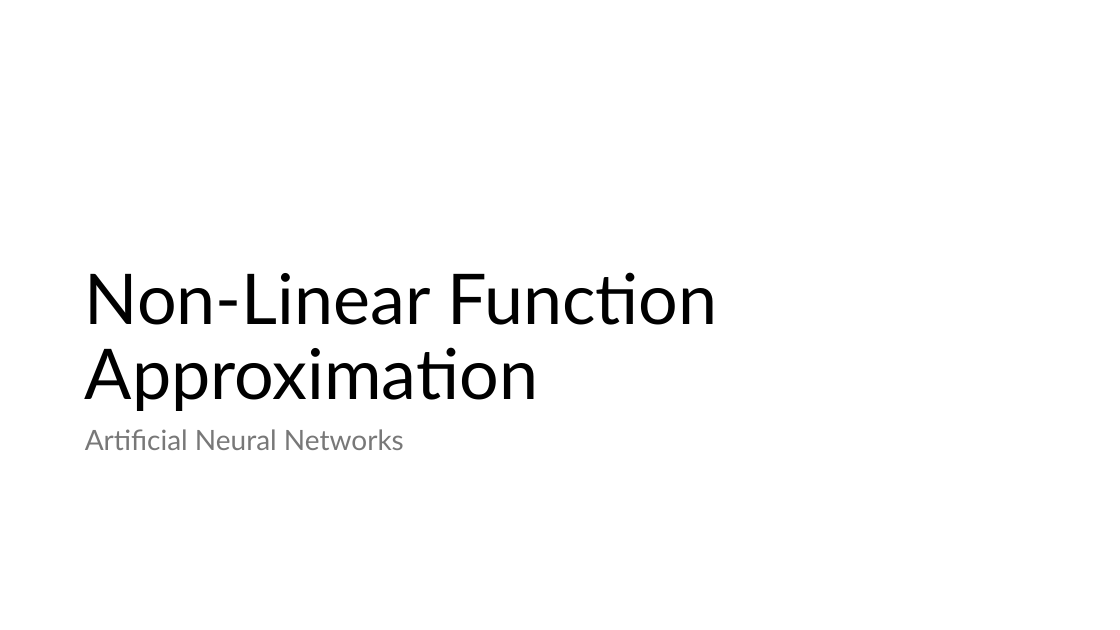
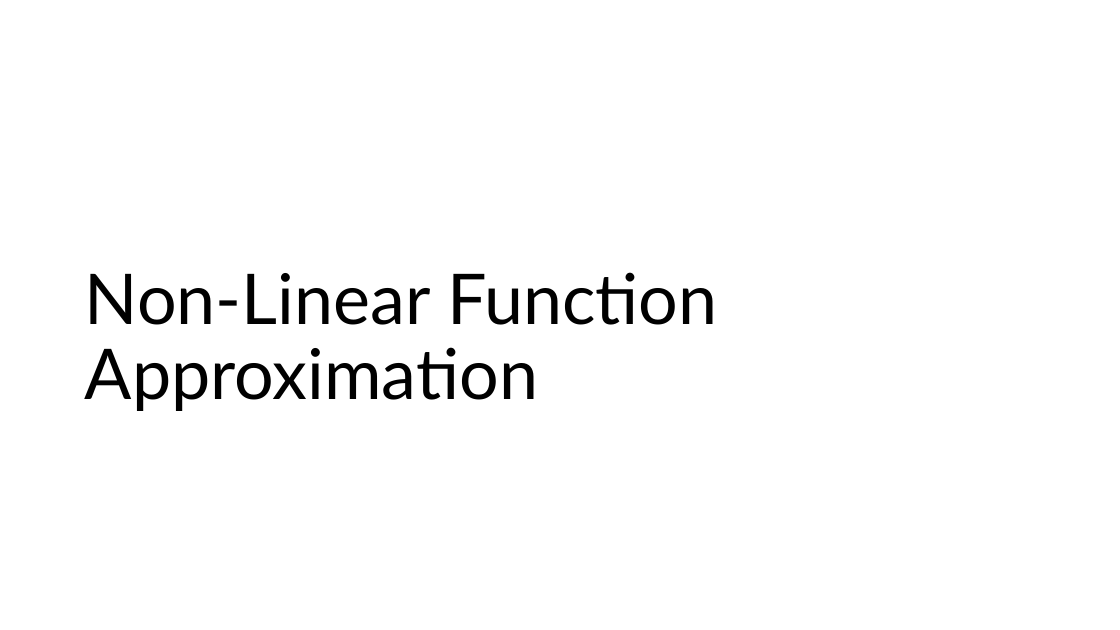
Before and after one commit to mhahsler/Introduction_to_Reinforcement_Learning, a slide deck: slide 30 of slides/Lecture_Chapter09.pptx. Drawn at 1120x630 pixels with LibreOffice and Linux fonts; fonts in the diff are those of the drawing; grey boxes stand for pictures. Boxes give left, top, right and bottom in pixels: in the first picture for what was removed or moved away, otherwise in the second. Text is boxed around its words. In the diff, an @@ line names an element or a change of style, - is before the commit and + after.

```diff
--- a/slides/Lecture_Chapter09.pptx
+++ b/slides/Lecture_Chapter09.pptx
@@ text removed at (85,429,404,450) @@
-Artificial Neural Networks
```
Also in this commit, not shown: 1 other slide changed, 5 other files.
